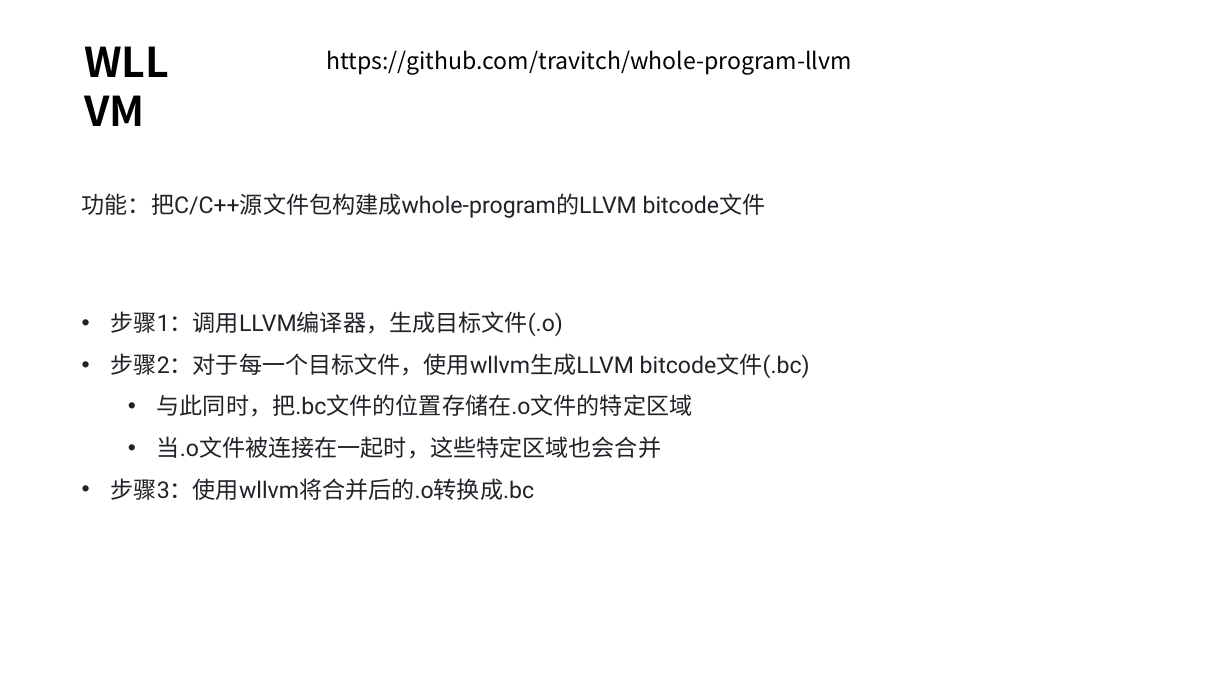
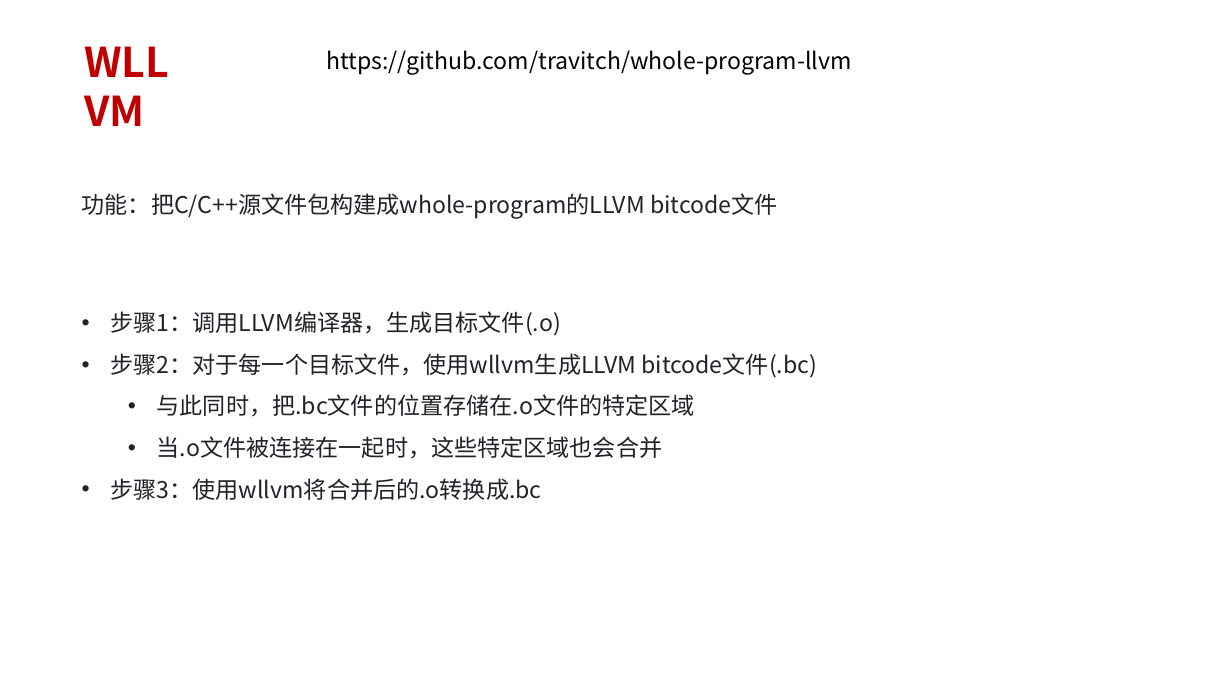
Before and after one commit to 6eanut/llvm-learn, a slide deck: slide 6 of docx/02_linux-cfg.pptx (slide 5 before the commit). Drawn at 1232x693 pixels with LibreOffice and Linux fonts; fonts in the diff are those of the drawing. Boxes give left, top, right and bottom in pixels: in the first picture for what was removed or moved away, otherwise in the second. Text is boxed around its words. In the diff, an @@ line names an element or a change of style, - is before the commit and + after.

```diff
--- a/docx/02_linux-cfg.pptx
+++ b/docx/02_linux-cfg.pptx
@@ text "WLLVM" at box(75, 31, 198, 91): text colour #000000 to #C00000 @@
@@ text "功能：把C/C++源文件包构建成whole-program的LLVM bitcode文件" at box(82, 193, 778, 219): font Roboto to Noto Sans CJK SC @@
@@ text "步骤1：调用LLVM编译器，生成目标文件(.o)" at box(111, 311, 817, 500): font Roboto to Noto Sans CJK SC @@
```
Also in this commit, not shown: 10 other slides changed, 1 slide added, 16 other files.
